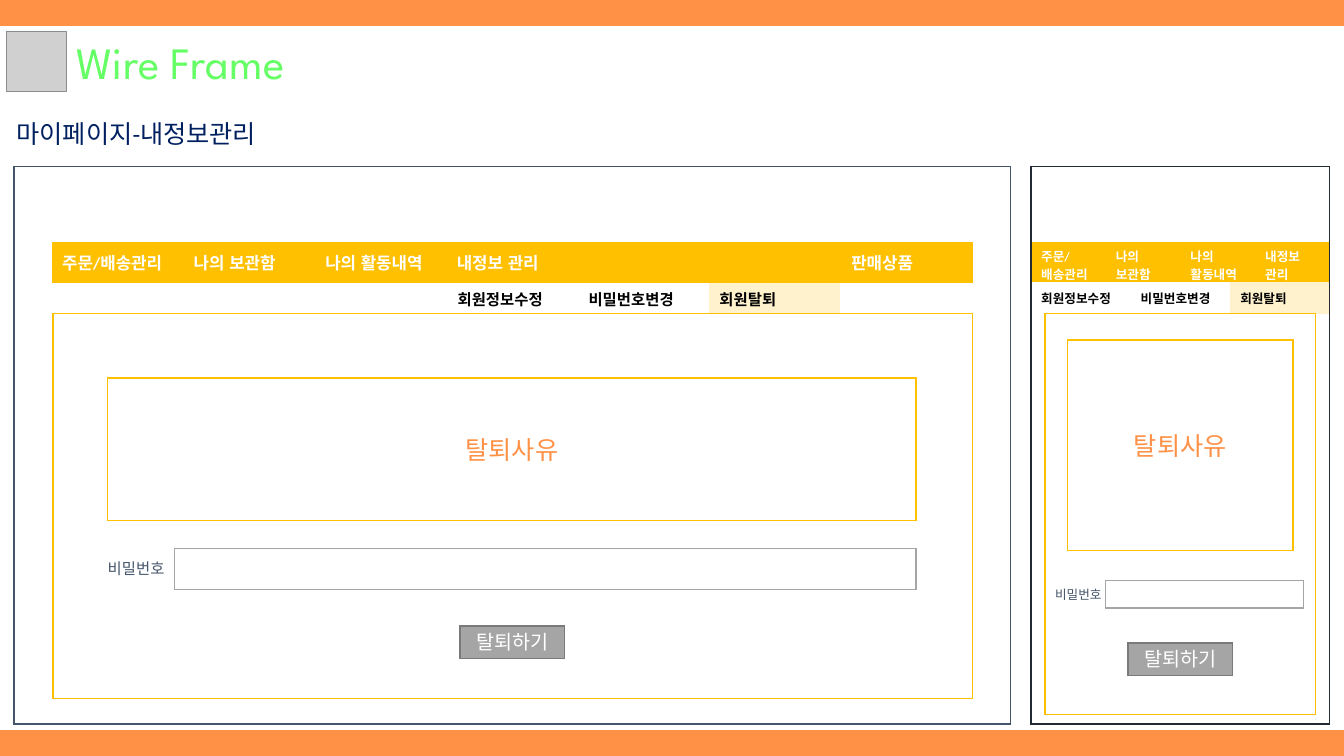
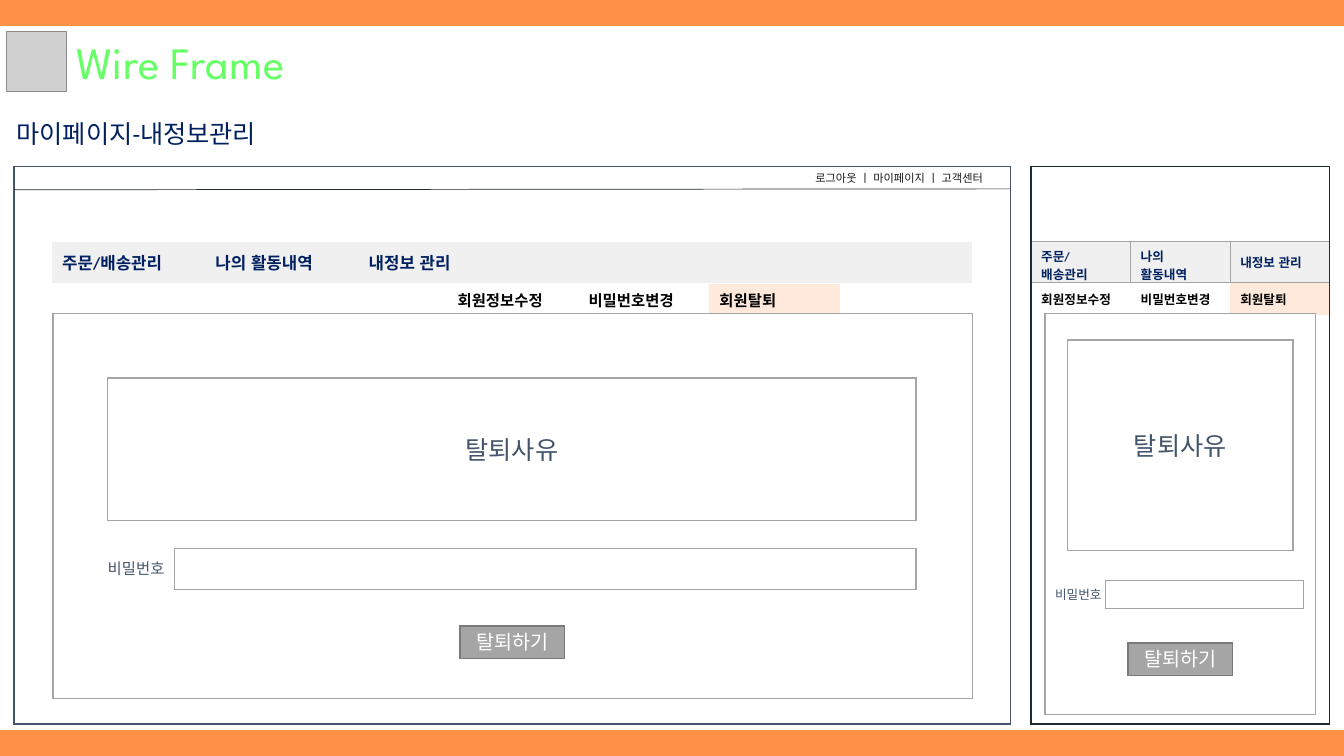
Before and after one commit to hhsw07/ezen-academy-projects, a slide deck: slide 18 of WebContent/cmk/document/3조 원데이클래스.pptx (slide 20 before the commit). Drawn at 1344x756 pixels with LibreOffice and Linux fonts; fonts in the diff are those of the drawing; grey boxes stand for pictures. Boxes give left, top, right and bottom in pixels: in the first picture for what was removed or moved away, otherwise in the second. Text is boxed around its words. In the diff, an @@ line names an element or a change of style, - is before the commit and + after.

```diff
--- a/WebContent/cmk/document/3조 원데이클래스.pptx
+++ b/WebContent/cmk/document/3조 원데이클래스.pptx
@@ text added at [815, 172, 983, 183], 8 pt, text #181717 @@
+로그아웃 ㅣ 마이페이지 ㅣ 고객센터
@@ line added from (14, 190) to (1011, 189), #222A35 0.5 pt @@
@@ table at [52, 242, 972, 283] @@
-column 2: 나의 보관함
-column 6, row 1: 판매상품
+column 6, row 1: 
@@ table at [1031, 242, 1331, 287] @@
-column 2: 나의 / 보관함
-column 3, row 1: 내정보 / 관리
+column 3, row 1: 내정보 관리
@@ table at [448, 284, 841, 316] @@
@@ fill #FFF2CC to #FFE9DA in row 1, column 3 @@
@@ table at [1031, 283, 1331, 315] @@
@@ fill #FFF2CC to #FFE9DA in row 1, column 3 @@
@@ rectangle at [53, 314, 973, 699]: outline #FFC000 1 pt to #A5A5A5 1 pt @@
@@ rectangle at [1046, 314, 1316, 715]: outline #FFC000 1 pt to #A5A5A5 1 pt @@
@@ rectangle "탈퇴사유" at [1068, 340, 1294, 551]: text colour #FF9147 to #44546A; outline #FFC000 1 pt to #A5A5A5 1 pt @@
@@ rectangle "탈퇴사유" at [108, 378, 917, 521]: text colour #FF9147 to #44546A; outline #FFC000 1 pt to #A5A5A5 1 pt @@
```
Also in this commit, not shown: 12 other slides changed, 4 slides added, 3 slides removed.
